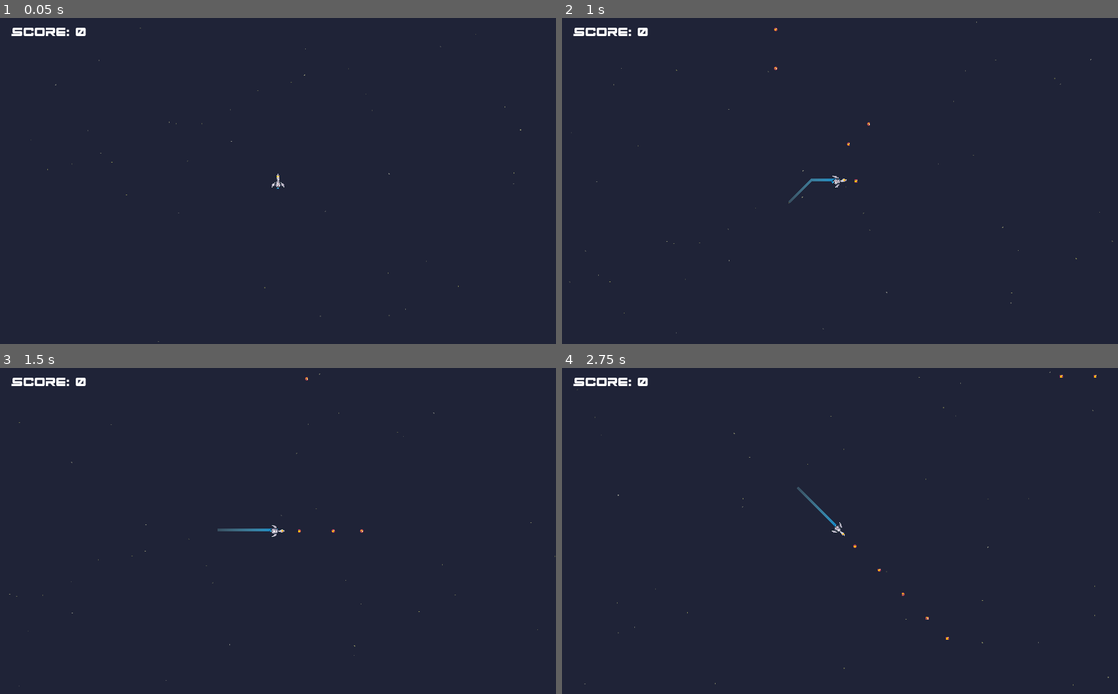
Above: before the commit, frames 1-4 (two rows, left to right).
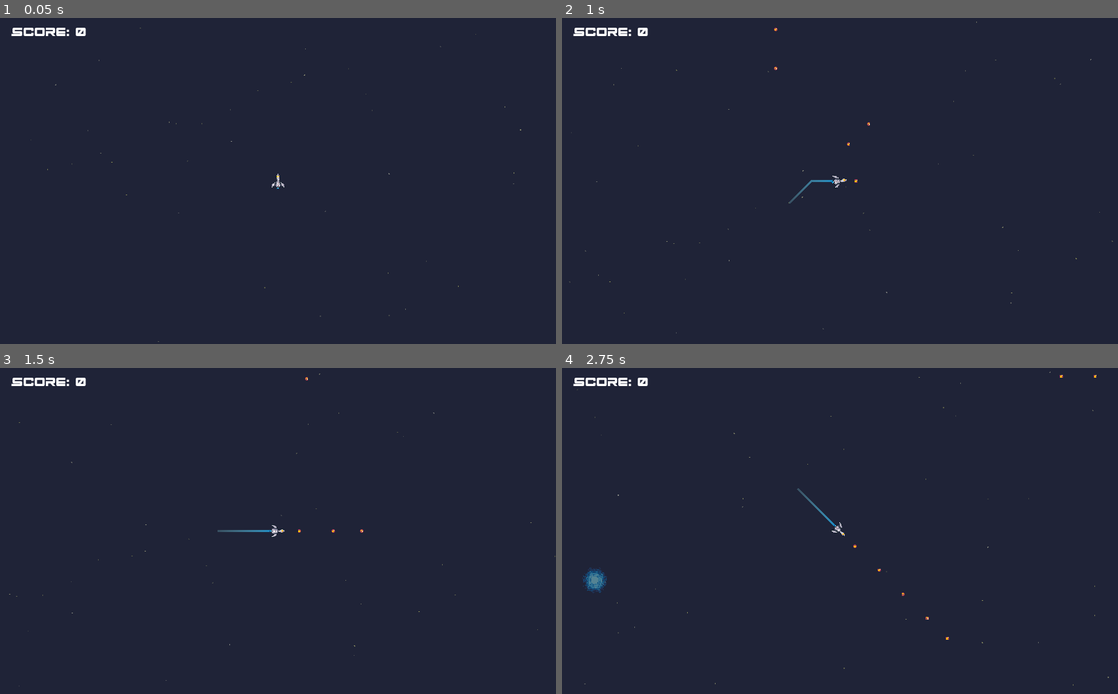
Above: after the commit, the same moments.

Repository: Nairu/GMTK-2019
Game: Godot game, scene res://Scenes/BaseLevel.tscn
Same seed, same stepped clock (60 frames per second), same inputs: the game is played once before the commit and once after it.
Inputs:
- Up to frame 1 (0.05 s): no input
- Up to frame 2 (1 s): tap Enter (ui_accept) at 0.5, 0.77 s
- Up to frame 3 (1.5 s): no input
- Up to frame 4 (2.75 s): tap Enter (ui_accept) at 1.52 s

Frame 1 is identical in both runs. In frame 2, less than 0.1% of the frame differs, in the area x 40-50%, y 49-57%; in frame 3, less than 0.1%; in frame 4, 0.3%, in the area x 3-50%, y 36-70%.

Commit message:
Added asteroids

Diff:
--- /dev/null
+++ b/Objects/AsteroidLarge.tscn
@@ -0,0 +1,23 @@
+[gd_scene load_steps=4 format=2]
+
+[ext_resource path="res://Scripts/Asteroid.gd" type="Script" id=1]
+[ext_resource path="res://Sprites/asteroid-large.png" type="Texture" id=2]
+
+[sub_resource type="CircleShape2D" id=1]
+radius = 55.7984
+
+[node name="Node2D" type="Area2D"]
+collision_layer = 2
+script = ExtResource( 1 )
+max_speed = 2.0
+min_rotation = 2.0
+max_rotation = 5.0
+asteroid_size = 2
+
+[node name="Sprite" type="Sprite" parent="."]
+scale = Vector2( 3, 3 )
+texture = ExtResource( 2 )
+
+[node name="CollisionShape2D" type="CollisionShape2D" parent="."]
+position = Vector2( 1.04674, 0 )
+shape = SubResource( 1 )
--- /dev/null
+++ b/Objects/AsteroidMedium.tscn
@@ -0,0 +1,23 @@
+[gd_scene load_steps=4 format=2]
+
+[ext_resource path="res://Scripts/Asteroid.gd" type="Script" id=1]
+[ext_resource path="res://Sprites/asteroid-medium.png" type="Texture" id=2]
+
+[sub_resource type="CircleShape2D" id=1]
+radius = 20.1239
+
+[node name="Node2D" type="Area2D"]
+collision_layer = 2
+script = ExtResource( 1 )
+min_speed = 2.0
+max_speed = 4.0
+max_rotation = 8.0
+asteroid_size = 1
+
+[node name="Sprite" type="Sprite" parent="."]
+scale = Vector2( 2, 2 )
+texture = ExtResource( 2 )
+
+[node name="CollisionShape2D" type="CollisionShape2D" parent="."]
+position = Vector2( -0.314026, 0.104675 )
+shape = SubResource( 1 )
--- /dev/null
+++ b/Objects/AsteroidSmall.tscn
@@ -0,0 +1,23 @@
+[gd_scene load_steps=4 format=2]
+
+[ext_resource path="res://Scripts/Asteroid.gd" type="Script" id=1]
+[ext_resource path="res://Sprites/asteroid-small.png" type="Texture" id=2]
+
+[sub_resource type="CircleShape2D" id=1]
+radius = 15.0405
+
+[node name="Node2D" type="Area2D"]
+collision_layer = 2
+script = ExtResource( 1 )
+min_speed = 4.0
+max_speed = 8.0
+min_rotation = 8.0
+max_rotation = 12.0
+
+[node name="Sprite" type="Sprite" parent="."]
+scale = Vector2( 2, 2 )
+texture = ExtResource( 2 )
+
+[node name="CollisionShape2D" type="CollisionShape2D" parent="."]
+position = Vector2( 0.238155, 0 )
+shape = SubResource( 1 )
--- a/Objects/Enemy.tscn
+++ b/Objects/Enemy.tscn
@@ -21,9 +21,6 @@
 "speed": 6.0
 } ]
 
-[sub_resource type="RectangleShape2D" id=3]
-extents = Vector2( 8.49108, 10.5579 )
-
 [node name="EnemyNode" type="Area2D"]
 collision_layer = 2
 script = ExtResource( 1 )
@@ -31,20 +28,17 @@
 [node name="Trail" parent="." instance=ExtResource( 2 )]
 width = 4.0
 gradient = SubResource( 1 )
-targetPath = NodePath("../CollisionShape2D")
+targetPath = NodePath("../CollisionPolygon2D")
 trail_length = 30
 
 [node name="Wormhole" type="AnimatedSprite" parent="."]
 frames = SubResource( 2 )
 animation = "Idle"
-playing = true
 
 [node name="Sprite" type="Sprite" parent="."]
 visible = false
 rotation = 1.57079
 texture = ExtResource( 8 )
 
-[node name="CollisionShape2D" type="CollisionShape2D" parent="."]
-visible = false
-position = Vector2( -2.50138, 0.498622 )
-shape = SubResource( 3 )
+[node name="CollisionPolygon2D" type="CollisionPolygon2D" parent="."]
+polygon = PoolVector2Array( 6, -2, 1, -4, 4, -8, 1, -9, 4, -11, 4, -12, 2, -13, -2, -13, -6, -10, -9, -3, -12, -1, -12, 1, -9, 4, -6, 10, -2, 13, 2, 14, 4, 13, 4, 11, 1, 10, 4, 8, 1, 4, 6, 2 )
--- a/Objects/Player.tscn
+++ b/Objects/Player.tscn
@@ -9,11 +9,8 @@
 offsets = PoolRealArray( 0, 0.695364, 1 )
 colors = PoolColorArray( 0.572549, 0.956863, 1, 0.203922, 0.258824, 0.792157, 0.992157, 0.584314, 0, 0.490196, 0.780392, 1 )
 
-[sub_resource type="CapsuleShape2D" id=2]
-radius = 4.0
-
 [node name="ShipNode" type="Area2D"]
-collision_mask = 7
+collision_mask = 6
 script = ExtResource( 1 )
 bullet = ExtResource( 2 )
 use_slowdown = true
@@ -24,15 +21,12 @@
 width = 4.0
 default_color = Color( 0.4, 0.501961, 1, 1 )
 gradient = SubResource( 1 )
-targetPath = NodePath("../CollisionShape2D")
+texture_mode = -268433572
+targetPath = NodePath("../CollisionPolygon2D")
 trail_length = 20
 
 [node name="Sprite" type="Sprite" parent="."]
 texture = ExtResource( 4 )
-
-[node name="CollisionShape2D" type="CollisionShape2D" parent="."]
-position = Vector2( 0, -2 )
-shape = SubResource( 2 )
 
 [node name="Camera2D" type="Camera2D" parent="."]
 current = true
@@ -40,3 +34,6 @@
 drag_margin_top = 0.5
 drag_margin_right = 0.5
 drag_margin_bottom = 0.5
+
+[node name="CollisionPolygon2D" type="CollisionPolygon2D" parent="."]
+polygon = PoolVector2Array( -1, -12, 0, -13, 1, -12, 2, -11, 3, -7, 2, -1, 3, 1, 7, 2, 11, 6, 11, 12, 10, 12, 5, 6, 2, 13, -2, 13, -5, 6, -10, 12, -11, 12, -11, 6, -7, 2, -3, 1, -2, -1, -3, -7, -2, -11 )
--- a/Objects/Trail.tscn
+++ b/Objects/Trail.tscn
@@ -3,5 +3,4 @@
 [ext_resource path="res://Scripts/Trail.gd" type="Script" id=1]
 
 [node name="Trail" type="Line2D"]
-texture_mode = 1937074532
 script = ExtResource( 1 )
--- a/Objects/UI.tscn
+++ b/Objects/UI.tscn
@@ -1,7 +1,8 @@
 [gd_scene load_steps=4 format=2]
 
-[ext_resource path="res://Objects/UI.gd" type="Script" id=1]
+[ext_resource path="res://Scripts/UI.gd" type="Script" id=1]
 [ext_resource path="res://Fonts/spaceranger.ttf" type="DynamicFontData" id=2]
+
 
 [sub_resource type="DynamicFont" id=1]
 size = 30
--- a/Scenes/BaseLevel.tscn
+++ b/Scenes/BaseLevel.tscn
@@ -1,13 +1,24 @@
-[gd_scene load_steps=3 format=2]
+[gd_scene load_steps=8 format=2]
 
 [ext_resource path="res://Scripts/BaseLevel.gd" type="Script" id=1]
-[ext_resource path="res://Objects/Starfield.tscn" type="PackedScene" id=2]
+[ext_resource path="res://Objects/Enemy.tscn" type="PackedScene" id=2]
+[ext_resource path="res://Objects/UI.tscn" type="PackedScene" id=3]
+[ext_resource path="res://Objects/pop_label.tscn" type="PackedScene" id=4]
+[ext_resource path="res://Objects/Player.tscn" type="PackedScene" id=5]
+[ext_resource path="res://Objects/Starfield.tscn" type="PackedScene" id=6]
+[ext_resource path="res://Objects/Powerups/Powerup-Trail.tscn" type="PackedScene" id=7]
 
 [node name="BaseNode" type="Node2D"]
 position = Vector2( 11, 2 )
 script = ExtResource( 1 )
+enemy = ExtResource( 2 )
+ui_scene = ExtResource( 3 )
+pop_label = ExtResource( 4 )
+player = ExtResource( 5 )
+starfield = ExtResource( 6 )
+powerup_trail = ExtResource( 7 )
 
-[node name="Starfield" parent="." instance=ExtResource( 2 )]
+[node name="Starfield" parent="." instance=ExtResource( 6 )]
 position = Vector2( -680, -593 )
 star_count = 2000
 window_size = Vector2( 2000, 2000 )
--- /dev/null
+++ b/Scripts/Asteroid.gd
@@ -0,0 +1,42 @@
+extends Area2D
+
+signal spawn_children
+
+export(float) var min_speed = 1
+export(float) var max_speed = 5
+export(float) var min_rotation = 5
+export(float) var max_rotation = 10
+
+var rotate_speed = 10
+var direction = Vector2()
+var travel_speed = 5
+var is_asteroid = true
+export(int) var asteroid_size = 0
+
+func _ready():
+	rotate_speed = rand_range(min_rotation, max_rotation)
+	direction = Vector2(randf()*2-1, randf()*2-1)
+	travel_speed = rand_range(min_speed, max_speed)
+	connect("area_entered", self, "_on_Asteroid_body_entered")
+
+func handle_collision():
+	#queue_free()
+	# Depending on our size, either destroy us or spawn children
+	if asteroid_size == 0:
+		queue_free()
+	elif asteroid_size == 1:
+		emit_signal("spawn_children", 0, position)
+		queue_free()
+	elif asteroid_size == 2:
+		emit_signal("spawn_children", 1, position)
+		queue_free()
+
+func _physics_process(delta):
+	position.x = position.x + direction.y * travel_speed
+	position.y = position.y + direction.y * travel_speed
+	rotation_degrees = rotation_degrees + (rotate_speed * (0.2 * travel_speed))
+
+func _on_Asteroid_body_entered(body):
+	if (not body.get("is_player") == null):
+		#emit_signal("player_hit")
+		body.was_hit = true
--- a/Scripts/BaseLevel.gd
+++ b/Scripts/BaseLevel.gd
@@ -2,8 +2,13 @@
 
 signal player_was_hit
 
-var timer = null
+var timer_enemy = null
+var timer_asteroid = null
 export (PackedScene) var enemy = load("res://Objects/Enemy.tscn")
+export (PackedScene) var asteroid_large = load("res://Objects/AsteroidLarge.tscn")
+export (PackedScene) var asteroid_medium = load("res://Objects/AsteroidMedium.tscn")
+export (PackedScene) var asteroid_small = load("res://Objects/AsteroidSmall.tscn")
+
 export (PackedScene) var ui_scene = load("res://Objects/UI.tscn")
 export (PackedScene) var pop_label = load("res://Objects/pop_label.tscn")
 export (PackedScene) var player = load("res://Objects/Player.tscn")
@@ -45,13 +50,21 @@
 	ui_instance = ui_scene.instance()
 	$CanvasLayer.add_child(ui_instance)
 
-	timer = Timer.new()
-	add_child(timer)
+	timer_enemy = Timer.new()
+	add_child(timer_enemy)
 
-	timer.connect("timeout", self, "_on_Timer_timeout")
-	timer.set_wait_time(2.0)
-	timer.set_one_shot(false)
-	timer.start()
+	timer_enemy.connect("timeout", self, "_on_timer_enemy_timeout")
+	timer_enemy.set_wait_time(2.0)
+	timer_enemy.set_one_shot(false)
+	timer_enemy.start()
+
+	timer_asteroid = Timer.new()
+	add_child(timer_asteroid)
+
+	timer_asteroid.connect("timeout", self, "_on_timer_asteroid_timeout")
+	timer_asteroid.set_wait_time(5.0)
+	timer_asteroid.set_one_shot(false)
+	timer_asteroid.start()
 
 func _process(delta):
 	player_viewable_bounds = Rect2(player_node.position.x - screen_size.x/2,
@@ -77,7 +90,7 @@
 	powerup.connect("powerup_trail_pickup", self, "_on_powerup_trail_pickup")
 	add_child(powerup)
 
-func _on_Timer_timeout():
+func _on_timer_enemy_timeout():
 	var enemy_instance = enemy.instance()
 	enemy_instance.set_name("Enemy")
 	enemy_instance.connect("player_hit", self, "_on_player_hit")
@@ -107,5 +120,77 @@
 
 	add_child(enemy_instance)
 
+func _on_timer_asteroid_timeout():
+	var asteroid_instance = null
+	var chance = randf()
+
+	if chance < 0.5:
+		asteroid_instance = asteroid_medium.instance()
+	elif chance < 0.75:
+		asteroid_instance = asteroid_large.instance()
+	else:
+		asteroid_instance = asteroid_small.instance()
+
+	asteroid_instance.set_name("ROID!")
+
+	var edge = randf();
+
+	var x = 0
+	var y = 0
+
+	# We can use this to choose top, bottom, left and right.
+	if edge < 0.25:
+		# spawn on the left edge somewhere.
+		x = player_viewable_bounds.position.x - 100
+		y = player_viewable_bounds.position.y + randi()%int(player_viewable_bounds.size.y)
+	elif edge < 0.5:
+		#spawn on the top edge somewhere
+		x = player_viewable_bounds.position.x + randi()%int(player_viewable_bounds.size.x)
+		y = player_viewable_bounds.position.y - 100
+	elif edge < 0.75:
+		#spawn on the right edge somewhere
+		x = player_viewable_bounds.end.x + 100
+		y = player_viewable_bounds.end.y - randi()%int(player_viewable_bounds.size.y)
+	else:
+		x = player_viewable_bounds.end.x - randi()%int(player_viewable_bounds.size.x)
+		y = player_viewable_bounds.end.y + 100
+
+	if not player_viewable_bounds.has_point(Vector2(x,y)):
+		asteroid_instance.position = Vector2(x,y)
+
+	asteroid_instance.connect("spawn_children", self, "spawn_asteroid_children")
+
+	add_child(asteroid_instance)
+
+func spawn_asteroid_children(size, position):
+	print("Spawning 2 asteroids at: " + str(position))
+	var direction = Vector2(randf()*2-1, randf()*2-1)
+
+	var asteroid_instance = null
+	if size == 1:
+		asteroid_instance = asteroid_medium.instance()
+	else:
+		asteroid_instance = asteroid_small.instance()
+
+	asteroid_instance.set_name("ROID!")
+	asteroid_instance.position = position + direction
+	asteroid_instance.connect("spawn_children", self, "spawn_asteroid_children")
+	add_child(asteroid_instance)
+	asteroid_instance.direction = direction;
+	asteroid_instance.asteroid_size = size
+
+	var asteroid_instance_2 = null
+	if size == 1:
+		asteroid_instance_2 = asteroid_medium.instance()
+	else:
+		asteroid_instance_2 = asteroid_small.instance()
+
+	asteroid_instance_2.set_name("ROID!")
+	asteroid_instance_2.position = position + direction*-1
+	asteroid_instance_2.connect("spawn_children", self, "spawn_asteroid_children")
+	add_child(asteroid_instance_2)
+	asteroid_instance_2.direction = direction*-1;
+	asteroid_instance.asteroid_size = size
+
 func _on_powerup_trail_pickup(powerup):
 	print(powerup)
--- a/Scripts/Bullet.gd
+++ b/Scripts/Bullet.gd
@@ -17,3 +17,5 @@
 	if (not body.get("is_enemy") == null):
 		body.queue_free()
 		emit_signal("enemy_hit", body.position)
+	elif (not body.get("is_asteroid") == null):
+		body.handle_collision()
--- a/Scripts/ShipNode.gd
+++ b/Scripts/ShipNode.gd
@@ -62,6 +62,7 @@
 		#117600 - cYCLONE1370
 	if not $Sprite.rotation_degrees == currentDirection:
 		$Sprite.rotation_degrees = lerp($Sprite.rotation_degrees, (360 if currentDirection == 0 else currentDirection), delta*rotation_speed)
+		$CollisionPolygon2D.rotation_degrees = currentDirection
 
 	if use_slowdown:
 		if Input.is_action_pressed("ui_accept"):
Not shown: 1 places in Objects/Enemy.tscn that only renumber resources
Not shown: 1 places in Objects/Player.tscn that only renumber resources
Renamed: Objects/UI.gd -> Scripts/UI.gd
